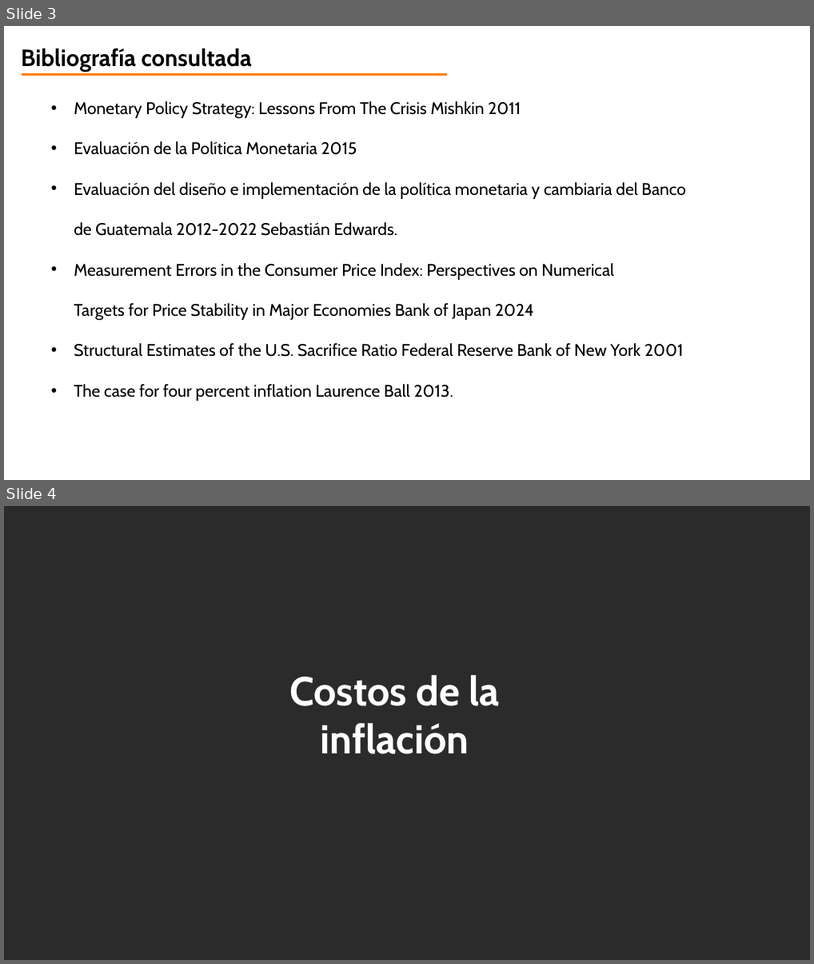
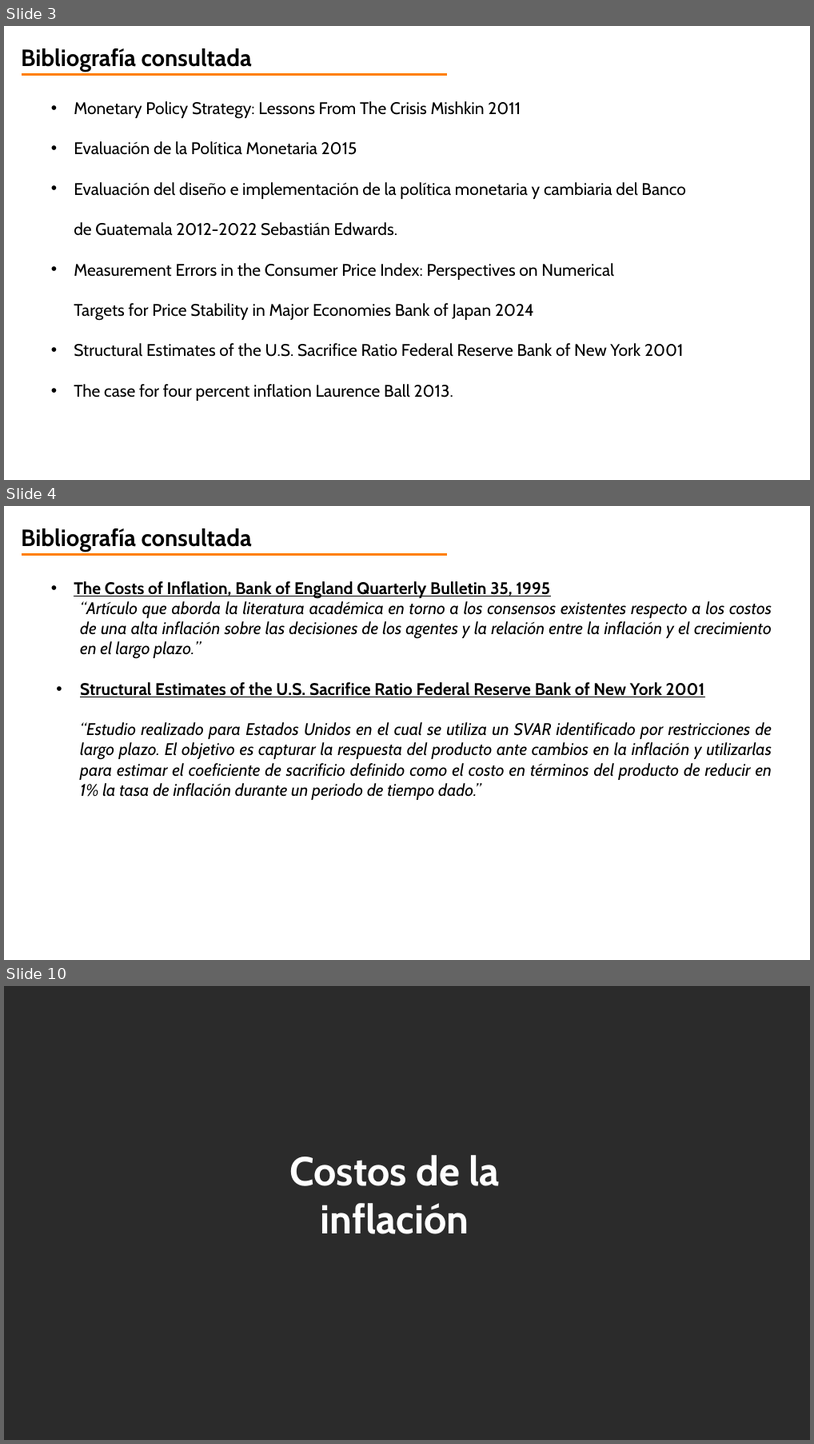
Before and after one commit to jorgeorenos/VAR_estimation, a slide deck: doc/aspectos conceptuales.pptx. Shown one above the other, each under a label of ours: slides 3 and 4 before the commit, slides 3, 4 and 10 after it; the slides between them are not shown. The pictures are 814x964 and 814x1444 pixels, drawn with LibreOffice and Linux fonts; fonts in the diff are those of the drawing; background and template pictures are left out; a plain dark background stands for a picture behind light text. Boxes give left, top, right and bottom in pixels: in the first picture for what was removed or moved away, otherwise in the second. Text is boxed around its words. In the diff, an @@ line names an element or a change of style, - is before the commit and + after.

Commit message:
Coeficiente de sacrificio con crecimiento del producto

```diff
--- a/doc/aspectos conceptuales.pptx
+++ b/doc/aspectos conceptuales.pptx
@@ slide 4 added at [4, 506, 810, 960], background picture (left out) @@
@@ text added at [21, 528, 252, 552], 28 pt, text #000000, bold @@
+Bibliografía consultada
@@ line added from (22, 554) to (447, 554), #FF7F00 3 pt @@
@@ text added at [74, 581, 773, 800], 20 pt, text #000000, italic @@
+  • The Costs of Inflation, Bank of England Quarterly Bulletin 35, 1995
+  “Artículo que aborda la literatura académica en torno a los consensos existentes respecto a los costos de una alta inflación sobre las decisiones de los agentes y la relación entre la inflación y el crecimiento en el largo plazo.”
+  • Structural Estimates of the U.S. Sacrifice Ratio Federal Reserve Bank of New York 2001
+  “Estudio realizado para Estados Unidos en el cual se utiliza un SVAR identificado por restricciones de largo plazo. El objetivo es capturar la respuesta del producto ante cambios en la inflación y utilizarlas para estimar el coeficiente de sacrificio definido como el costo en términos del producto de reducir en 1% la tasa de inflación durante un periodo de tiempo dado.”
@@ what was slide 4 is now slide 10 @@
```
Also in this commit, not shown: 3 slides changed, 8 other slides added, 1 slide removed, 8 other files.
